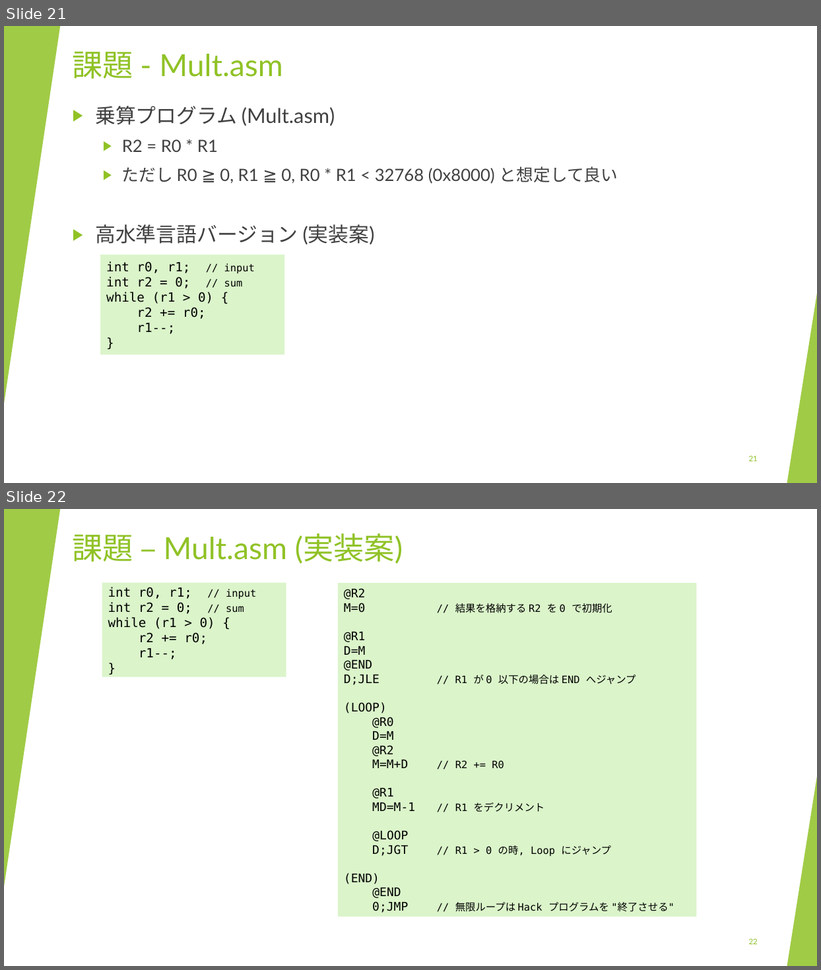
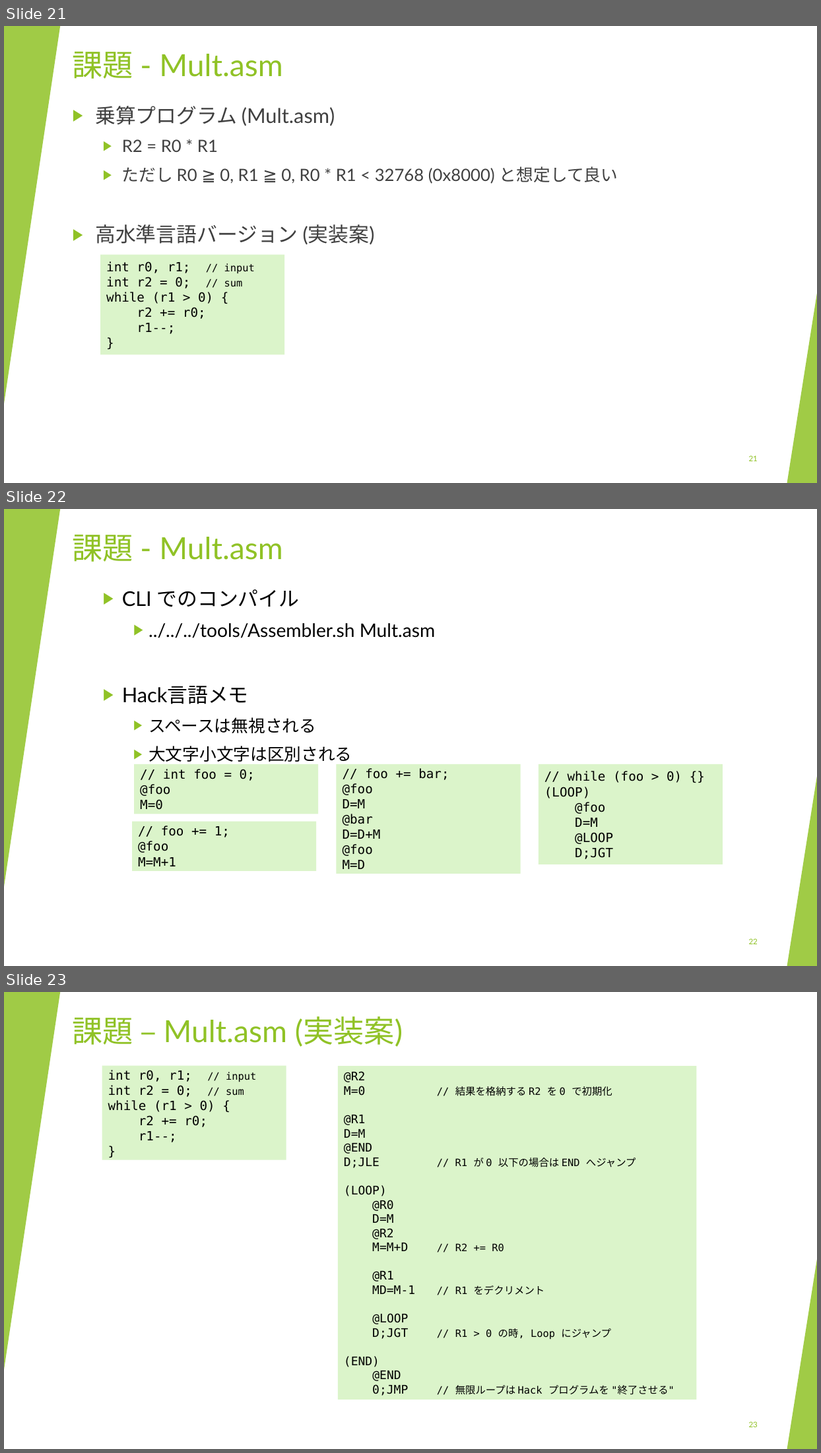
Before and after one commit to lulichn/slides.lulichn.net, a slide deck: slides/nand2tetris/04.pptx. Shown one above the other, each under a label of ours: slides 21 and 22 before the commit, slides 21, 22 and 23 after it. The pictures are 821x970 and 821x1453 pixels, drawn with LibreOffice and Linux fonts; fonts in the diff are those of the drawing. Boxes give left, top, right and bottom in pixels: in the first picture for what was removed or moved away, otherwise in the second. Text is boxed around its words. In the diff, an @@ line names an element or a change of style, - is before the commit and + after.

```diff
--- a/slides/nand2tetris/04.pptx
+++ b/slides/nand2tetris/04.pptx
@@ slide 22 added at (4, 509, 817, 966), background #FFFFFF; not listed: 10 template elements that a slide beside it also shows @@
@@ rectangle added at (4, 509, 817, 966), fill #FFFFFF @@
@@ triangle added at (4, 509, 60, 887), fill #90C226 at 85% opacity @@
@@ title added at (73, 535, 283, 562), 36 pt, text #90C226 @@
+課題 - Mult.asm
@@ text added at (122, 590, 435, 765), 22 pt, text #000000 @@
+  ▶ CLI でのコンパイル
+    ▶ ../../../tools/Assembler.sh Mult.asm
+  ▶ Hack言語メモ
+    ▶ スペースは無視される
+    ▶ 大文字小文字は区別される
@@ rectangle added at (134, 764, 318, 815), fill #DBF4CA, 15 pt, text #000000 @@
+// int foo = 0;
+@foo
+M=0
@@ rectangle added at (337, 764, 521, 875), fill #DBF4CA, 15 pt, text #000000 @@
+// foo += bar;
+@foo
+D=M
+@bar
+D=D+M
+@foo
+M=D
@@ rectangle added at (539, 764, 723, 865), fill #DBF4CA, 15 pt, text #000000 @@
+// while (foo > 0) {}
+(LOOP)
+@foo
+D=M
+@LOOP
+D;JGT
@@ triangle added at (787, 777, 817, 966), fill #90C226 at 85% opacity @@
@@ rectangle added at (132, 821, 316, 871), fill #DBF4CA, 15 pt, text #000000 @@
+// foo += 1;
+@foo
+M=M+1
@@ page number added at (749, 939, 758, 945), 9 pt, text #90C226 @@
+22
@@ what was slide 22 is now slide 23 @@
@@ page number at (749, 1422, 758, 1428): text changed @@
-22
+23
```
Also in this commit, not shown: 3 slides changed, 1 other slide added, 1 other file.
